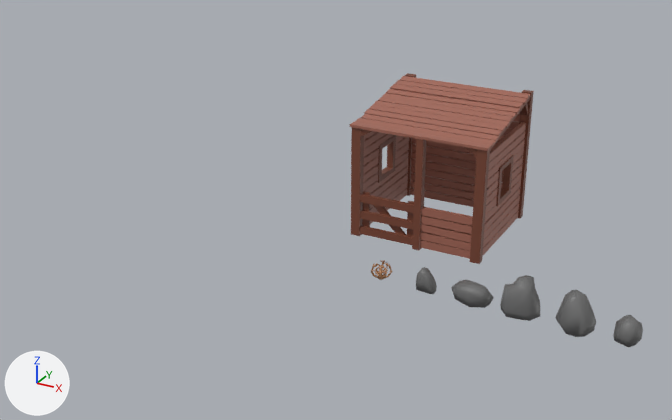
Renders of the Blender file Modelos/breder cowboy/breder semana 15.blend from each side of a commit.
The view is the same before and after, from a camera (50 mm lens) standing at (7.39, -12.38, 9.0) and looking at (-1.9, 4.51, 0.55). The axes (+X, +Y, +Z) are drawn at lower left. The lights are the same throughout.

The scene before the commit, as lines of its bpy script (objects in view):
```python
me_estabulo = bpy.data.meshes.new('Estabulo')
me_estabulo.from_pydata(...)  # 696 vertices, 422 faces; spans x -1.58..1.56, y -1.46..1.43, z 0.0..3.06
# faces by material slot: [142, 280]
me_estabulo.materials.append(mat_material_marromescuro)  # brown #794533
me_estabulo.materials.append(mat_material_marrom)  # brown #a16656
me_pedra3 = bpy.data.meshes.new('Pedra3')
me_pedra3.from_pydata(...)  # 45 vertices, 50 faces; spans x -0.416..0.345, y -0.297..0.291, z -0.003..0.768
me_pedra3.polygons.foreach_set('use_smooth', [True] * 50)
me_pedra3.materials.append(mat_material_cinza)  # dark grey #6c6c6c
me_pedra4 = bpy.data.meshes.new('Pedra4')
me_pedra4.from_pydata(...)  # 32 vertices, 37 faces; spans x -0.34..0.411, y -0.341..0.337, z -0.004..0.79
me_pedra4.polygons.foreach_set('use_smooth', [True] * 37)
me_pedra4.materials.append(mat_material_cinza)  # dark grey #6c6c6c
ob_estabulo = bpy.data.objects.new('Estabulo', me_estabulo)
ob_estabulo.location = (0.0, 6.0, 0.0)
ob_pedra3 = bpy.data.objects.new('Pedra3', me_pedra3)
ob_pedra3.location = (3.0, 3.0, 0.0)
ob_pedra4 = bpy.data.objects.new('Pedra4', me_pedra4)
ob_pedra4.location = (4.0, 3.0, 0.0)
# also in view: 'Pedra5' at (4.98, 2.99, 0.25); 'Pedra2' at (1.98, 2.97, 0.21)
```
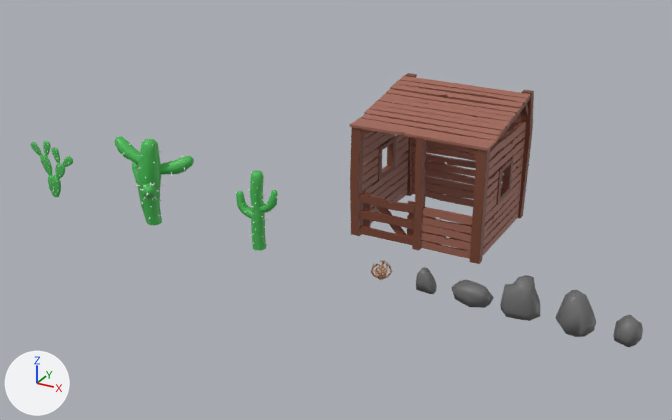
The change, as a diff of the scene's bpy script:
```diff
--- a/Modelos/breder cowboy/breder semana 15.blend.py
+++ b/Modelos/breder cowboy/breder semana 15.blend.py
@@ mat_material @@
+mat_material = principled_material('Material')
+mat_material.base_color = (0.578, 0.578, 0.578)  # light grey #c8c8c8
@@ mat_material_verde @@
+mat_material_verde = principled_material('Material.Verde')
+mat_material_verde.base_color = (0.0612, 0.488, 0.0899)  # green #46b955
@@ me_estabulo @@
 # used by ob_estabulo; location = (0.0, 6.0, 0.0)
-me_estabulo.from_pydata(...)  # 696 vertices, 422 faces; spans x -1.58..1.56, y -1.46..1.43, z 0.0..3.06
+me_estabulo.from_pydata(...)  # 1224 vertices, 945 faces; spans x -1.58..1.59, y -1.47..1.45, z 0.0..3.06
+# me_estabulo part 1: a new loose piece of 16 vertices spanning x 1.38..1.48, y -1.32..1.34, z 2.2..2.43, in mat_material_marrom (brown #a16656)
+# me_estabulo part 2: 199 vertices moved from x -1.55..1.54, y -1.42..1.43, z 0.0..3.06 to x -1.55..1.54, y -1.43..1.45, z 0.0..3.06; 18 vertices removed from x -1.49..1.48, y -1.32..1.4, z 0.19..2.16; 514 vertices added at x -1.58..1.59, y -1.47..1.45, z 0.02..3.05
 me_estabulo.materials.append(mat_material_marromescuro)
@@ me_cactus3 @@
+me_cactus3.from_pydata(...)  # 940 vertices, 793 faces; spans x -0.638..0.706, y -0.085..0.07, z -0.002..1.444
+# faces by material slot: [380, 413]
+me_cactus3.materials.append(mat_material_verde)  # green #46b955
+me_cactus3.materials.append(mat_material)  # light grey #c8c8c8
@@ me_cactus2 @@
+me_cactus2.from_pydata(...)  # 570 vertices, 510 faces; spans x -0.87..0.93, y -0.8..0.63, z -0.03..2.05
+# faces by material slot: [290, 220]
+me_cactus2.materials.append(mat_material_verde)  # green #46b955
@@ me_cactus1 @@
+me_cactus1.from_pydata(...)  # 483 vertices, 428 faces; spans x -0.58..0.56, y -0.21..0.21, z 0.0..1.8
+# faces by material slot: [220, 208]
+me_cactus1.materials.append(mat_material_verde)  # green #46b955
@@ ob_cactus3 @@
+ob_cactus3 = bpy.data.objects.new('Cactus3', me_cactus3)
+ob_cactus3.location = (-9.0, 3.0, 0.0)
@@ ob_cactus2 @@
+ob_cactus2 = bpy.data.objects.new('Cactus2', me_cactus2)
+ob_cactus2.location = (-6.0, 3.0, 0.0)
@@ ob_cactus1 @@
+ob_cactus1 = bpy.data.objects.new('Cactus1', me_cactus1)
+ob_cactus1.location = (-3.0, 3.0, 0.0)
```

What differs and where, as boxes [x1, y1, x2, y2] in the pictures (672 x 420 px):
'Cactus2', added (green): after [115, 136, 194, 225]
    faces in mat_material_verde (green #46ba55): [115, 136, 194, 225]
'Cactus1', added (green): after [236, 170, 278, 251]
    faces in mat_material_verde (green #46ba55): [236, 170, 278, 251]
'Cactus3', added (green): after [31, 141, 73, 197]
    faces in mat_material_verde (green #46ba55): [31, 141, 73, 197]
part 1 of me_estabulo, added (brown): after [489, 121, 526, 160]
part 2 of me_estabulo, built on: before [364, 75, 534, 258]; after [350, 74, 534, 258]
